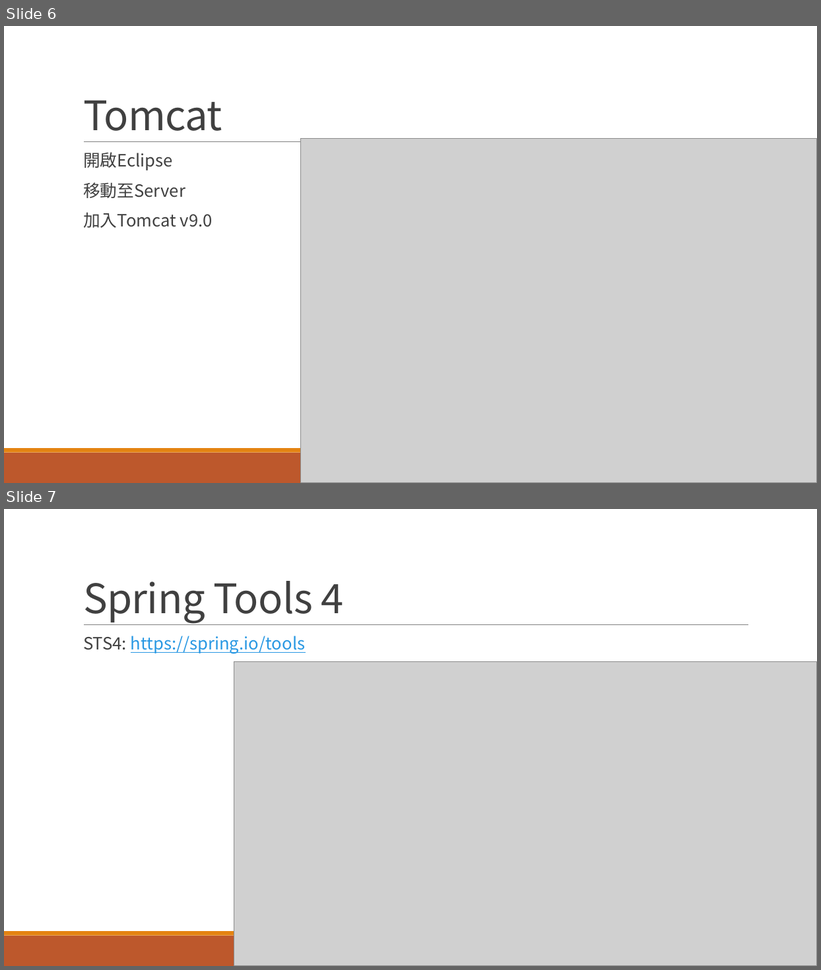
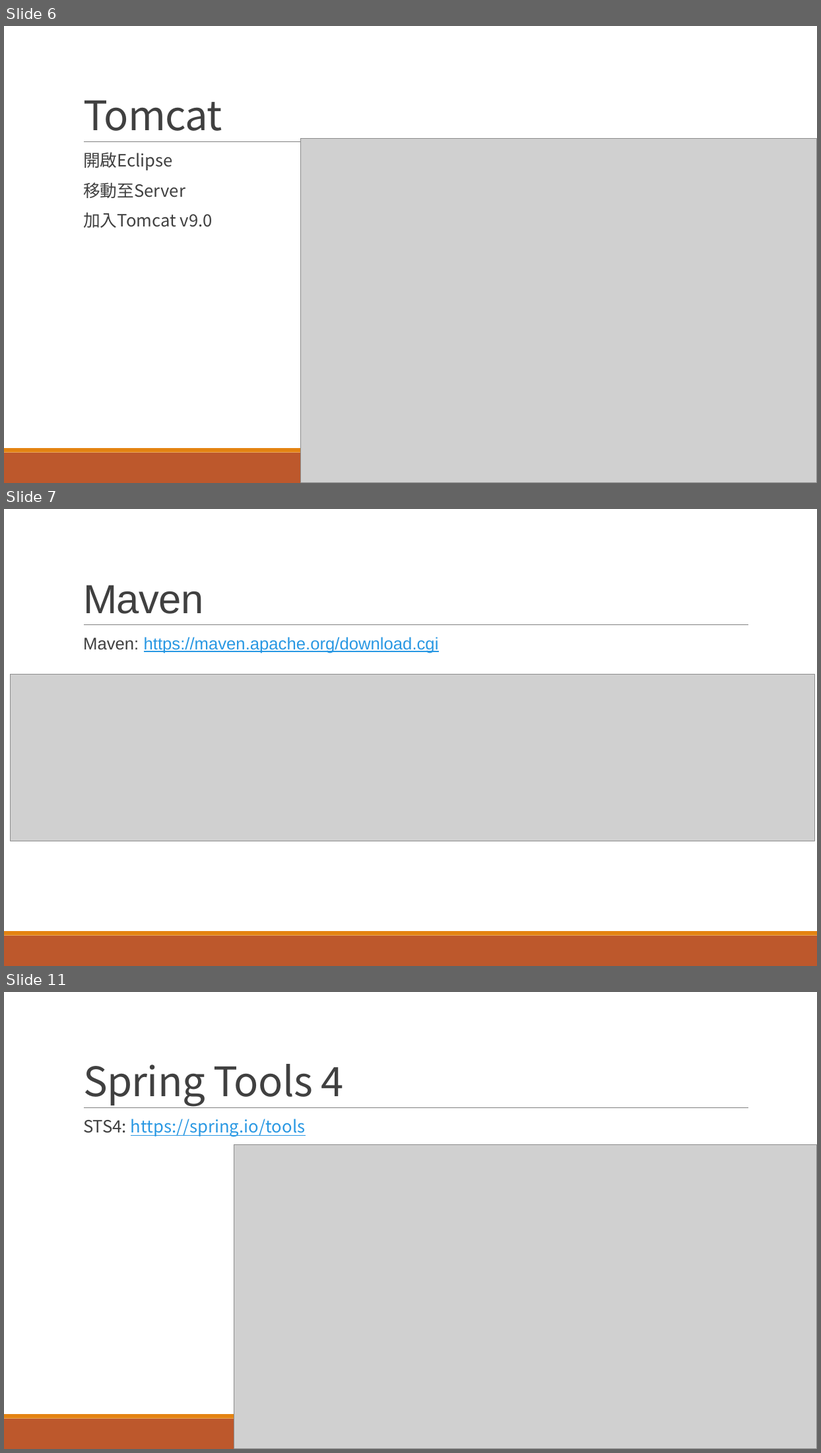
Before and after one commit to LinGaOscar/Java-Learning, a slide deck: doc/JAVA 課前環境配置.pptx. Shown one above the other, each under a label of ours: slides 6 and 7 before the commit, slides 6, 7 and 11 after it; the slides between them are not shown. The pictures are 821x970 and 821x1453 pixels, drawn with LibreOffice and Linux fonts; fonts in the diff are those of the drawing; grey boxes stand for pictures. Boxes give left, top, right and bottom in pixels: in the first picture for what was removed or moved away, otherwise in the second. Text is boxed around its words. In the diff, an @@ line names an element or a change of style, - is before the commit and + after.

```diff
--- a/doc/JAVA 課前環境配置.pptx
+++ b/doc/JAVA 課前環境配置.pptx
@@ slide 7 added at (x1=4, y1=509, x2=817, y2=966), background #FFFFFF; not listed: 3 template elements that a slide beside it also shows @@
@@ title added at (x1=83, y1=585, x2=203, y2=614), 48 pt, text #404040 @@
+Maven
@@ text added at (x1=83, y1=637, x2=439, y2=654), 20 pt, text #2998E3, underline @@
+  Maven: https://maven.apache.org/download.cgi
@@ picture added at (x1=10, y1=674, x2=814, y2=842) @@
@@ what was slide 7 is now slide 11 @@
```
Also in this commit, not shown: 3 other slides added.
